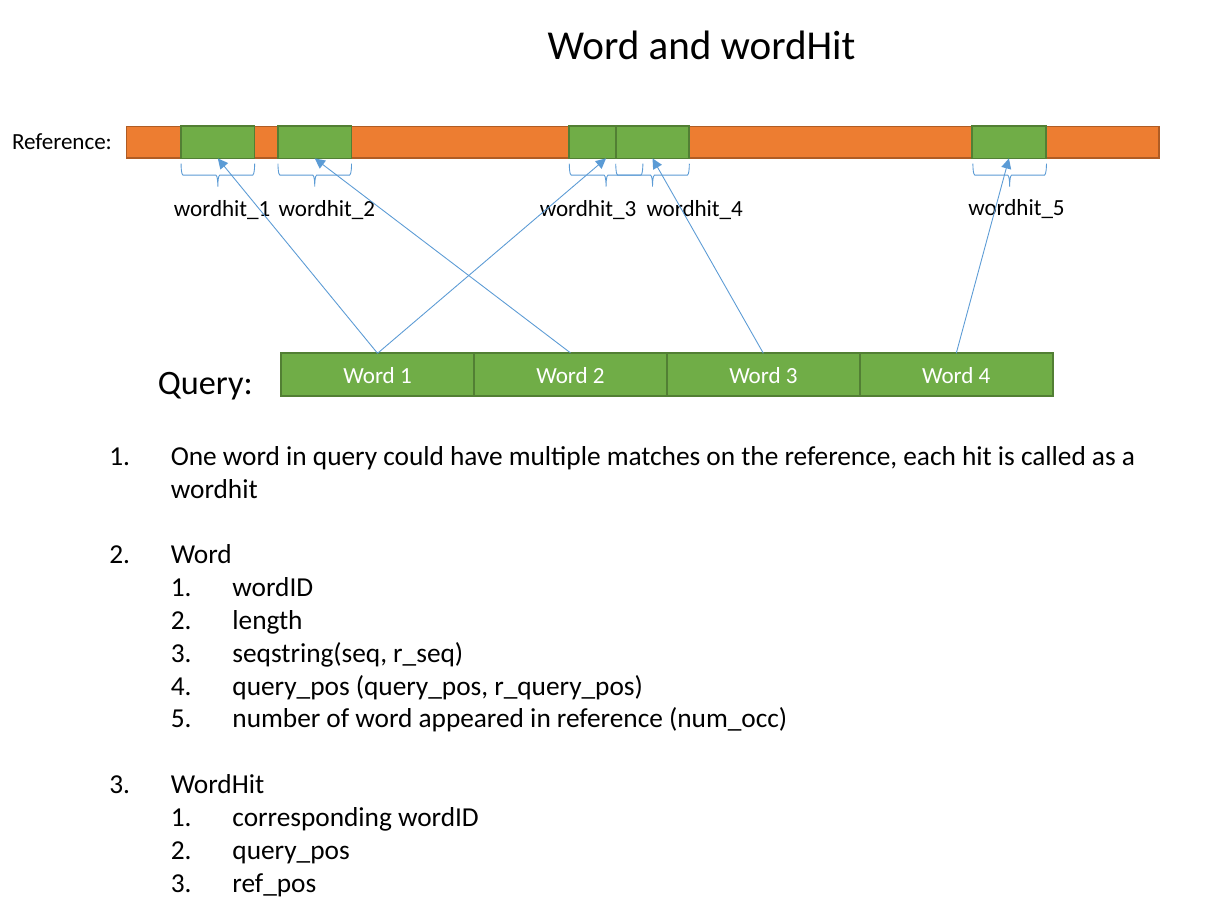
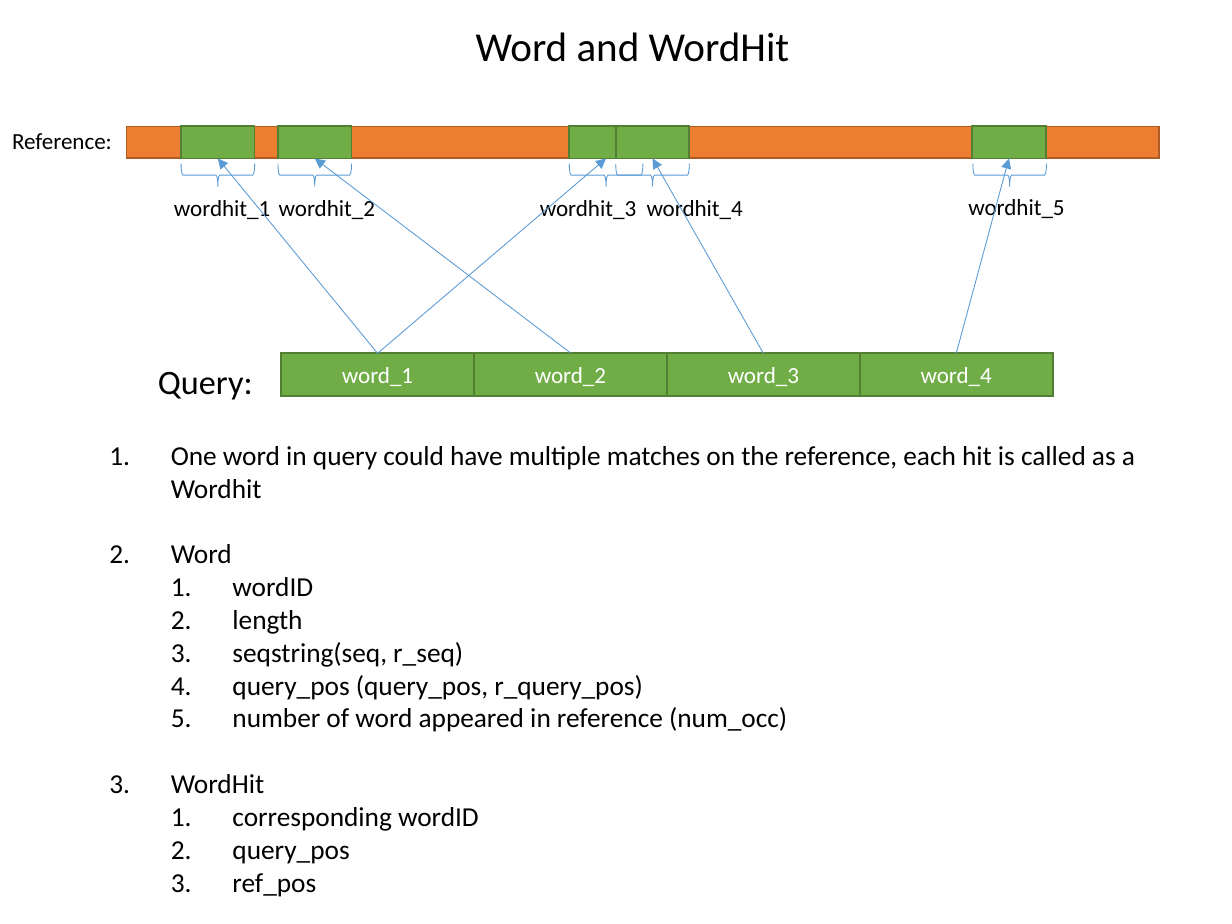
Before and after one commit to ganyfml/olegosa2, a slide deck: slide 3 of src/spliced_aln/Olego_SA.pptx. Drawn at 1232x924 pixels with LibreOffice and Linux fonts; fonts in the diff are those of the drawing. Boxes give left, top, right and bottom in pixels: in the first picture for what was removed or moved away, otherwise in the second. Text is boxed around its words. In the diff, an @@ line names an element or a change of style, - is before the commit and + after.

```diff
--- a/src/spliced_aln/Olego_SA.pptx
+++ b/src/spliced_aln/Olego_SA.pptx
@@ text at bbox=[476, 32, 790, 62]: text changed @@
-Word and wordHit
+Word and WordHit
@@ text in rectangle at bbox=[342, 367, 413, 386]: text changed @@
-Word 1
+word_1
@@ text in rectangle at bbox=[535, 367, 606, 386]: text changed @@
-Word 2
+word_2
@@ text in rectangle at bbox=[728, 367, 799, 386]: text changed @@
-Word 3
+word_3
@@ text in rectangle at bbox=[921, 367, 992, 386]: text changed @@
-Word 4
+word_4
@@ text at bbox=[171, 446, 1135, 498]: text changed @@
-1. One word in query could have multiple matches on the reference, each hit is called as a wordhit
+1. One word in query could have multiple matches on the reference, each hit is called as a Wordhit
```
Also in this commit, not shown: 4 other slides changed.
